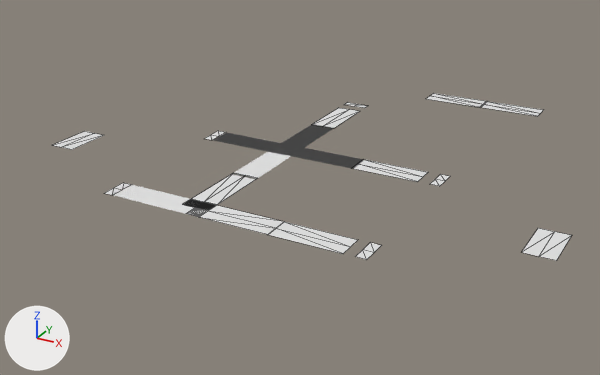
What one commit did to the COLLADA model untitled.dae.
Rendered twice from a camera (50 mm lens) standing at (57.9, -94.1, 44.8) and looking at (1.9, 7.7, -6.1). Lighting does not change. The marker at lower left points along +X, +Y and +Z. Mesh edges are drawn as thin lines on the coarser meshes. Where no turn or scale is listed for an object, it has been applied to the vertices.
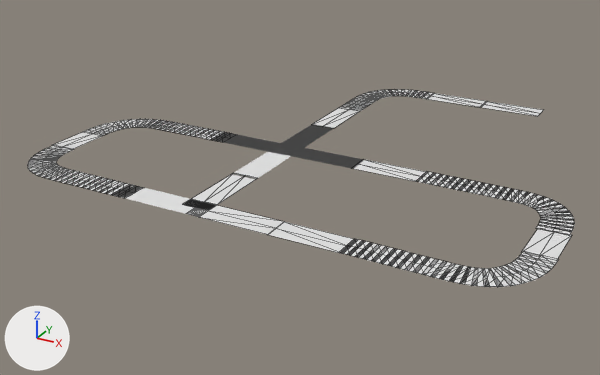
Commit message: Update test_road

What differs and where, as boxes [x1, y1, x2, y2] in the pictures (600 x 375 px):
'Plane.020', reshaped
    before: [355, 242, 382, 260]
    after: [339, 239, 559, 287]
'Plane.021', reshaped (700% wider, 408% taller)
    before: [431, 174, 450, 186]
    after: [416, 171, 575, 236]
'Plane.009', reshaped (330% wider, 315% taller)
    before: [105, 183, 131, 195]
    after: [28, 145, 143, 198]
'Plane.007', reshaped (565% wider, 140% taller)
    before: [204, 131, 226, 140]
    after: [83, 119, 235, 142]
'Plane.004', reshaped
    before: [344, 102, 367, 108]
    after: [339, 90, 434, 111]

What changed in the scene script:
```text
Change me_plane_024:
    used by ob_plane_021; location = (25.2, -1.1, 0.0)
    remove me_plane_024.from_pydata(...)  # 6 vertices, 4 faces; spans x -1.78..-0.28, y 6.06..10.09, z 0.0
    add me_plane_024.from_pydata(...)  # 156 vertices, 104 faces; spans x -3.85..18.21, y -0.44..10.12, z 0.0
    me_plane_024 part 1: 6 vertices removed from x -1.78..-0.28, y 6.06..10.09, z 0.0; 156 vertices added at x -3.85..18.21, y -0.44..10.12, z 0.0
Change me_plane_023:
    used by ob_plane_020; location = (25.2, -24.6, 0.0)
    remove me_plane_023.from_pydata(...)  # 6 vertices, 4 faces; spans x -1.78..-0.28, y 6.06..10.09, z 0.0
    add me_plane_023.from_pydata(...)  # 150 vertices, 100 faces; spans x -3.84..18.45, y 5.91..16.61, z 0.0
    me_plane_023 part 2: 6 vertices removed from x -1.78..-0.28, y 6.06..10.09, z 0.0; 150 vertices added at x -3.84..18.45, y 5.91..16.61, z 0.0
Change me_plane_016:
    used by ob_plane_009; location = (-13.6, -8.5, 0.0)
    remove me_plane_016.from_pydata(...)  # 6 vertices, 4 faces; spans x 0.43..1.87, y -10.06..-6.05, z 0.0
    add me_plane_016.from_pydata(...)  # 156 vertices, 104 faces; spans x -18.21..3.94, y -10.06..0.16, z 0.0
    me_plane_016 part 3: 6 vertices removed from x 0.43..1.87, y -10.06..-6.05, z 0.0; 156 vertices added at x -18.21..3.94, y -10.06..0.16, z 0.0
Change me_plane_006:
    used by ob_plane_007; location = (-13.9, 15.0, 0.0)
    remove me_plane_006.from_pydata(...)  # 6 vertices, 4 faces; spans x 0.43..1.87, y -10.06..-6.05, z 0.0
    add me_plane_006.from_pydata(...)  # 150 vertices, 100 faces; spans x -18.19..3.94, y -16.83..-6.03, z 0.0
    me_plane_006 part 4: 6 vertices removed from x 0.43..1.87, y -10.06..-6.05, z 0.0; 150 vertices added at x -18.19..3.94, y -16.83..-6.03, z 0.0
Change me_plane_004:
    used by ob_plane_004; location = (8.1, 32.4, 0.0)
    remove me_plane_004.from_pydata(...)  # 6 vertices, 4 faces; spans x -10.03..-6.03, y -1.86..-0.43, z 0.0
    add me_plane_004.from_pydata(...)  # 120 vertices, 80 faces; spans x -10.03..1.41, y -3.88..12.0, z 0.0
    me_plane_004 part 5: 6 vertices removed from x -10.03..-6.03, y -1.86..-0.43, z 0.0; 120 vertices added at x -10.03..1.41, y -3.88..12.0, z 0.0
```
